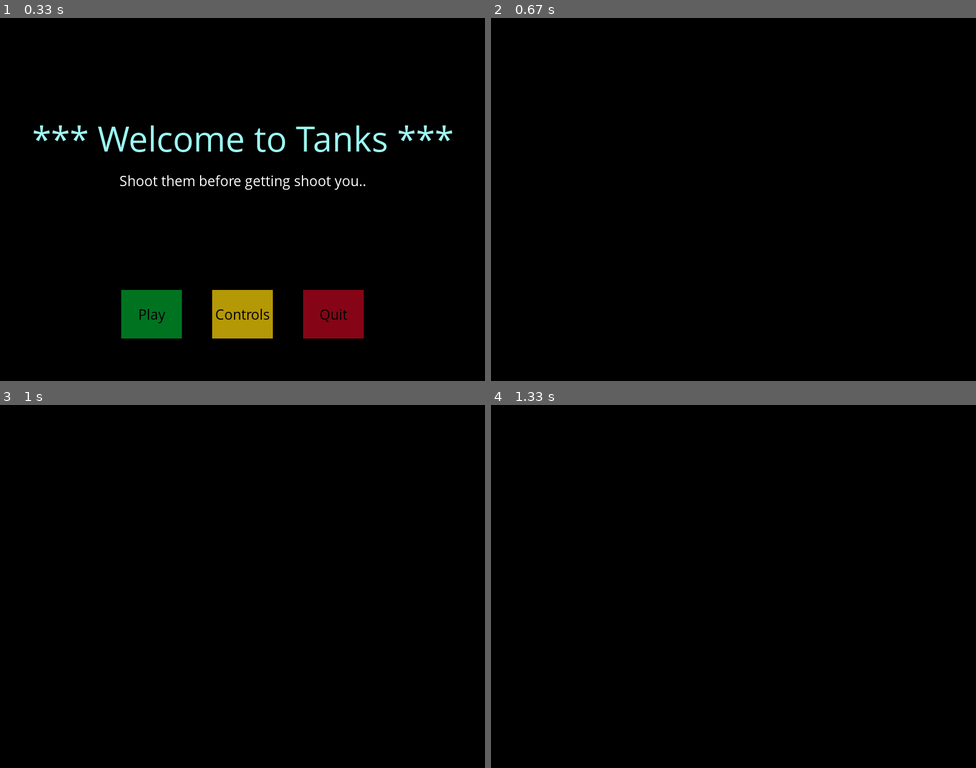
Above: before the commit, frames 1-4 (two rows, left to right).
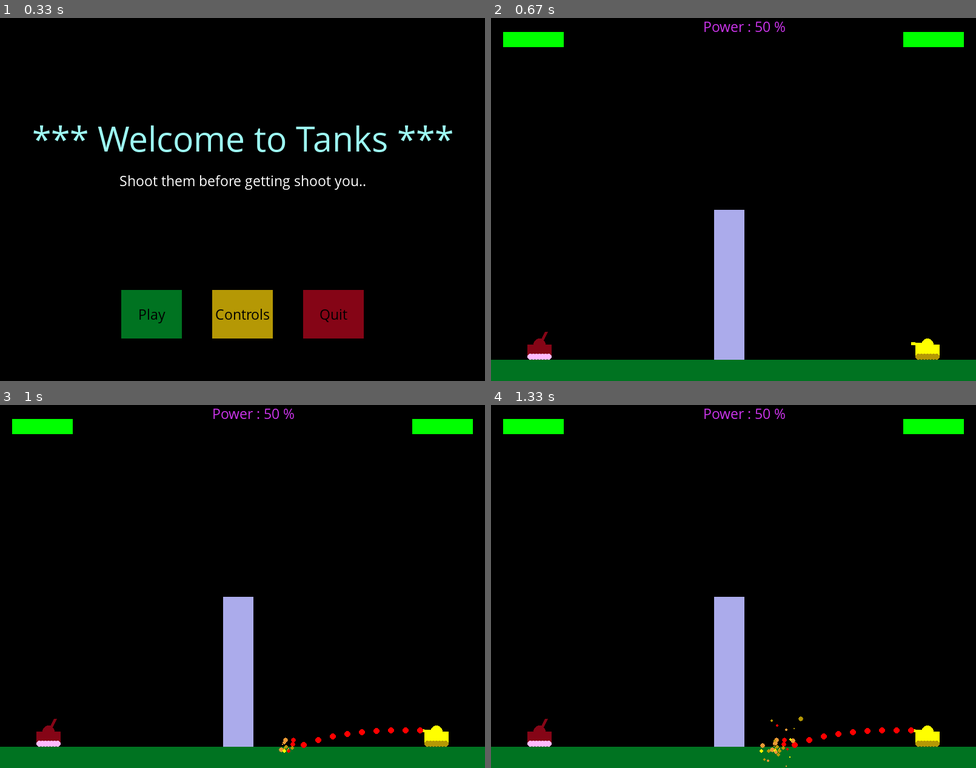
Above: after the commit, the same moments.

Repository: sarvesh10491/pygames
Game: pygame game, started from tanks/tanks.py
Same seed, same stepped clock (60 frames per second), same inputs: the game is played once before the commit and once after it.
Inputs:
- Up to frame 1 (0.33 s): no input
- Up to frame 2 (0.67 s): tap S at 0.33 s
- Up to frame 3 (1 s): tap Space at 0.67 s
- Up to frame 4 (1.33 s): tap Space at 1 s

Frame 1 is identical in both runs. In frame 2, 10% of the frame differs, in the area x 0-100%, y 1-100%; in frame 3, 10%; in frame 4, 10%.

Commit message:
Tanks game updates

Diff:
--- a/tanks/tanks.py
+++ b/tanks/tanks.py
@@ -40,7 +40,15 @@
 
 
 clock = pygame.time.Clock()
-fps = 10
+fps = 15
+
+tankWidth = 40
+tankHeight = 20
+
+turretWidth = 5
+wheelWidth = 5
+
+groundHeight = 35
 
 
 def gameIntro():
@@ -49,7 +57,6 @@
     surface.fill(black)
     msg_to_screen("*** Welcome to Tanks ***",cyan,-100,"large")
     msg_to_screen("Shoot them before getting shoot you..",white,-30,"small")
-    # msg_to_screen("Press \"S\" for start.  \"P\" for pause.  \"Q\" for quit", yellow, 10, "small")
 
     while intro:
         button("Play", 200,450,100,80, "play", darkgreen, green)
@@ -79,8 +86,6 @@
     msg_to_screen("Fire : Spacebar", orange,-30,"small")
     msg_to_screen("Move Tank : Up & Down keys", orange,10,"small")
     msg_to_screen("Move Turret : Left & Right keys", orange,50,"small")
-    # button("Back", 350,450,100,80, "backtointro", cyan, lavender)
-
 
     while gcont:
         button("Back", 20,500,100,80, "backtointro", cyan, lavender)
@@ -155,7 +160,6 @@
                     elif event.key == pygame.K_q:
                         pygame.quit()
                         quit()
-        # clock.tick(5)
 
 
 def msg_to_screen(msg, color, y_offset=0, size="small"):
@@ -164,9 +168,236 @@
     surface.blit(textSurf, textRect)
 
 
+def tank(x,y,turPos):
+    x,y = int(x),int(y)
+
+    posTurrets = [(x-27,y-2),(x-26,y-5),(x-25,y-8),(x-23,y-12),(x-20,y-14),(x-18,y-15),(x-15,y-17),
+                   (x-13,y-19),(x-11,y-21)]
+
+    pygame.draw.circle(surface, yellow, (x,y), tankHeight//2)
+    pygame.draw.rect(surface, yellow, (x-tankHeight,y,tankWidth,tankHeight))
+    pygame.draw.line(surface, yellow, (x,y), posTurrets[turPos], turretWidth)
+
+    startX = 15
+    for i in range(7):
+        pygame.draw.circle(surface, chrome, (x-startX,y+20), wheelWidth)
+        startX -= 5
+
+    return posTurrets[turPos]
+
+
+def enemy_tank(x,y,turPos):
+    x,y = int(x),int(y)
+
+    posTurrets = [(x+27,y-2),(x+26,y-5),(x+25,y-8),(x+23,y-12),(x+20,y-14),(x+18,y-15),(x+15,y-17),
+                   (x+13,y-19),(x+11,y-21)]
+
+    pygame.draw.circle(surface, maroon, (x,y), tankHeight//2)
+    pygame.draw.rect(surface, maroon, (x-tankHeight,y,tankWidth,tankHeight))
+    pygame.draw.line(surface, maroon, (x,y), posTurrets[turPos], turretWidth)
+
+    startX = 15
+    for i in range(7):
+        pygame.draw.circle(surface, pink, (x-startX,y+20), wheelWidth)
+        startX -= 5
+
+    return posTurrets[turPos]
+
+
+def barrier(barX, barHeight, barWidth):
+    pygame.draw.rect(surface, lavender, (barX, height-barHeight, barWidth, barHeight))
+
+
+def fireShell(gunPos, tankX, tankY, turPos, firePwr, barX, barWidth, barHeight):
+    fire = True
+    startShell = list(gunPos)
+
+    while fire:
+        for event in pygame.event.get():
+            if event.type == pygame.QUIT:
+                pygame.quit()
+                quit()
+        pygame.draw.circle(surface, red, (startShell[0],startShell[1]), 5)
+
+        startShell[0] -= (12 - turPos)*2
+
+        startShell[1] += int((((startShell[0]-gunPos[0])*0.015/(firePwr/50))**2) - (turPos + turPos/(12-turPos)))
+
+        if startShell[1] > height-groundHeight:
+            hitX = int((startShell[0]*(height-groundHeight))/startShell[1])
+            hitY = height-groundHeight
+            explosion(hitX, hitY)
+            fire = False
+
+        chk_x1 = startShell[0] <= barX + barWidth
+        chk_x2 = startShell[0] >= barX
+
+        chk_y1 = startShell[1] <= height
+        chk_y2 = startShell[1] >= height - barHeight
+
+        if chk_x1 and chk_x2 and chk_y1 and chk_y2:
+            hitX = startShell[0]
+            hitY = startShell[1]
+            explosion(hitX, hitY)
+            fire = False
+
+        pygame.display.update()
+        clock.tick(60)
+
+
+def enemy_fireShell(gunPos, tankX, tankY, p_tankX, p_tankY, turPos, firePwr, barX, barWidth, barHeight):
+    curPower = 1
+    pwrFound = False
+
+    while not pwrFound:
+        curPower += 1
+        if curPower > 100:
+            pwrFound = True
+
+        fire = True
+        startShell = list(gunPos)
+
+        while fire:
+            for event in pygame.event.get():
+                if event.type == pygame.QUIT:
+                    pygame.quit()
+                    quit()
+            # pygame.draw.circle(surface, blue, (startShell[0],startShell[1]), 5)
+
+            startShell[0] += (12 - turPos)*2
+
+            startShell[1] += int((((startShell[0]-gunPos[0])*0.015/(curPower/50))**2) - (turPos + turPos/(12-turPos)))
+
+            if startShell[1] > height-groundHeight:
+                hitX = int((startShell[0]*(height-groundHeight))/startShell[1])
+                hitY = height-groundHeight
+                # explosion(hitX, hitY)
+                if p_tankX+15 >  hitX > p_tankX-15:
+                    pwrFound = True
+                fire = False
+
+            chk_x1 = startShell[0] <= barX + barWidth
+            chk_x2 = startShell[0] >= barX
+
+            chk_y1 = startShell[1] <= height
+            chk_y2 = startShell[1] >= height - barHeight
+
+            if chk_x1 and chk_x2 and chk_y1 and chk_y2:
+                hitX = startShell[0]
+                hitY = startShell[1]
+                # explosion(hitX, hitY)
+                fire = False
+
+
+    fire = True
+    startShell = list(gunPos)
+
+    while fire:
+        for event in pygame.event.get():
+            if event.type == pygame.QUIT:
+                pygame.quit()
+                quit()
+        pygame.draw.circle(surface, blue, (startShell[0],startShell[1]), 5)
+
+        startShell[0] += (12 - turPos)*2
+
+        startShell[1] += int((((startShell[0]-gunPos[0])*0.015/(curPower/50))**2) - (turPos + turPos/(12-turPos)))
+
+        if startShell[1] > height-groundHeight:
+            hitX = int((startShell[0]*(height-groundHeight))/startShell[1])
+            hitY = height-groundHeight
+            explosion(hitX, hitY)
+            fire = False
+
+        chk_x1 = startShell[0] <= barX + barWidth
+        chk_x2 = startShell[0] >= barX
+
+        chk_y1 = startShell[1] <= height
+        chk_y2 = startShell[1] >= height - barHeight
+
+        if chk_x1 and chk_x2 and chk_y1 and chk_y2:
+            hitX = startShell[0]
+            hitY = startShell[1]
+            explosion(hitX, hitY)
+            fire = False
+
+        pygame.display.update()
+        clock.tick(60)
+
+
+def explosion(x, y, size=50):
+    explode = True
+
+    while explode:
+        for event in pygame.event.get():
+            if event.type == pygame.QUIT:
+                pygame.quit()
+                quit()
+
+        startExp = x,y
+        expColors = [red,orange,yellow,chrome]
+
+        mag = 1
+
+        while mag < size:
+            exp_bit_X = x + random.randrange(-1*mag,mag)
+            exp_bit_Y = y + random.randrange(-1*mag,mag)
+
+            pygame.draw.circle(surface, expColors[random.randrange(0,4)], (exp_bit_X,exp_bit_Y), random.randrange(0,5))
+            mag += 1
+
+            pygame.display.update()
+            clock.tick(100)
+
+        explode = False
+
+
+def power(level):
+    text = smallfont.render("Power : "+str(level)+" %", True, magenta)
+    surface.blit(text, [(width//2)-50,0])
+
+
+def healthbar(player_health, enemy_health):
+    if player_health > 67:
+        player_health_color = green
+    elif player_health > 33:
+        player_health_color = chrome
+    else:
+        player_health_color = red
+
+    if enemy_health > 67:
+        enemy_health_color = green
+    elif enemy_health > 33:
+        enemy_health_color = chrome
+    else:
+        enemy_health = red
+
+    pygame.draw.rect(surface, player_health_color, (680,25,player_health,25))
+    pygame.draw.rect(surface, enemy_health_color, (20,25,player_health,25))
+
+
+
 def gameLoop():
     gameExit = False
     gameOver = False
+
+    mainTankX = width * 0.9
+    mainTankY = height * 0.9
+    tankMove = 0
+    curTurPos = 0
+    chgTur = 0
+
+    enemyTankX = width * 0.1
+    enemyTankY = height * 0.9
+
+    barX = (width//2)+random.randint(-0.2*width,0.2*width)
+    barHeight = random.randint(0.1*height,0.6*height)
+    barWidth = 50
+
+    firePower = 50
+    firePwrChg = 0
+
+    player_health, enemy_health = 100, 100
 
     while not gameExit:
         if gameOver:
@@ -195,19 +426,59 @@
 
             if event.type == pygame.KEYDOWN:
                 if event.key == pygame.K_LEFT:
-                    pass
+                    tankMove = -5
                 elif event.key == pygame.K_RIGHT:
-                    pass
+                    tankMove = 5
                 elif event.key == pygame.K_UP:
-                    pass
+                    chgTur = 1
                 elif event.key == pygame.K_DOWN:
-                    pass
+                    chgTur = -1
+                elif event.key == pygame.K_a:
+                    firePwrChg = -1
+                elif event.key == pygame.K_s:
+                    firePwrChg = 1
+                elif event.key == pygame.K_SPACE:
+                    fireShell(gunPos, mainTankX, mainTankY, curTurPos, firePower, barX, barWidth, barHeight)
+                    enemy_fireShell(enemy_gunPos, enemyTankX, enemyTankY, mainTankX, mainTankY, 8, 50, barX, barWidth, barHeight)
+
                 elif event.key == pygame.K_p:
                     pause()
 
+            elif event.type == pygame.KEYUP:
+                if event.key == pygame.K_LEFT or event.key == pygame.K_RIGHT:
+                    tankMove = 0
+                elif event.key == pygame.K_UP or event.key == pygame.K_DOWN:
+                    chgTur = 0
+                elif event.key == pygame.K_p:
+                    pause()
+                elif event.key == pygame.K_a or event.key == pygame.K_s:
+                    firePwrChg = 0
+
+
+
+        mainTankX += tankMove
+        curTurPos += chgTur
+        if curTurPos > 8: curTurPos = 8
+        elif curTurPos < 0: curTurPos = 0
+
+        if mainTankX - (tankWidth//2) < barX + barWidth:
+            mainTankX += 5
+
         surface.fill(black)
+        healthbar(player_health, enemy_health)
+
+        gunPos = tank(mainTankX, mainTankY, curTurPos)
+        enemy_gunPos = enemy_tank(enemyTankX, enemyTankY, 8)
+
+        firePower += firePwrChg
+        if firePower > 100: firePower = 100
+        if firePower < 1: firePower = 1
+        power(firePower)
+
+        barrier(barX, barHeight, barWidth)
+        surface.fill(darkgreen, rect=[0, height-groundHeight, width, height])
+
         pygame.display.update()
-
         clock.tick(fps)
 
     msg_to_screen("Game exit", cyan, size="large")
Binary file added: snake/icon (2).png
Binary file changed: snake/icon.png
Binary file changed: tanks/icon.png
